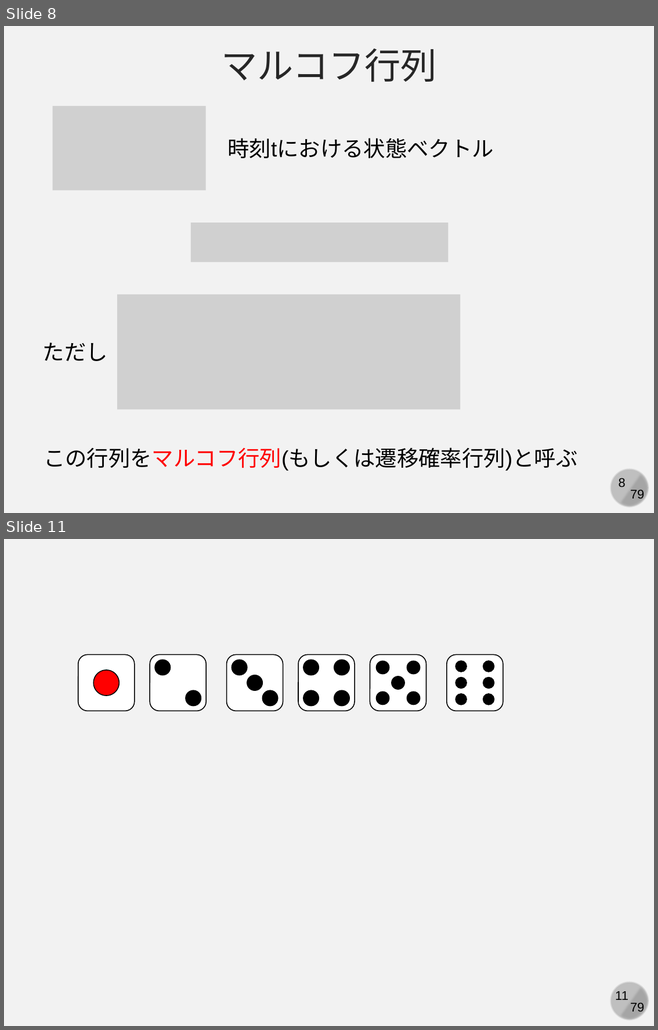
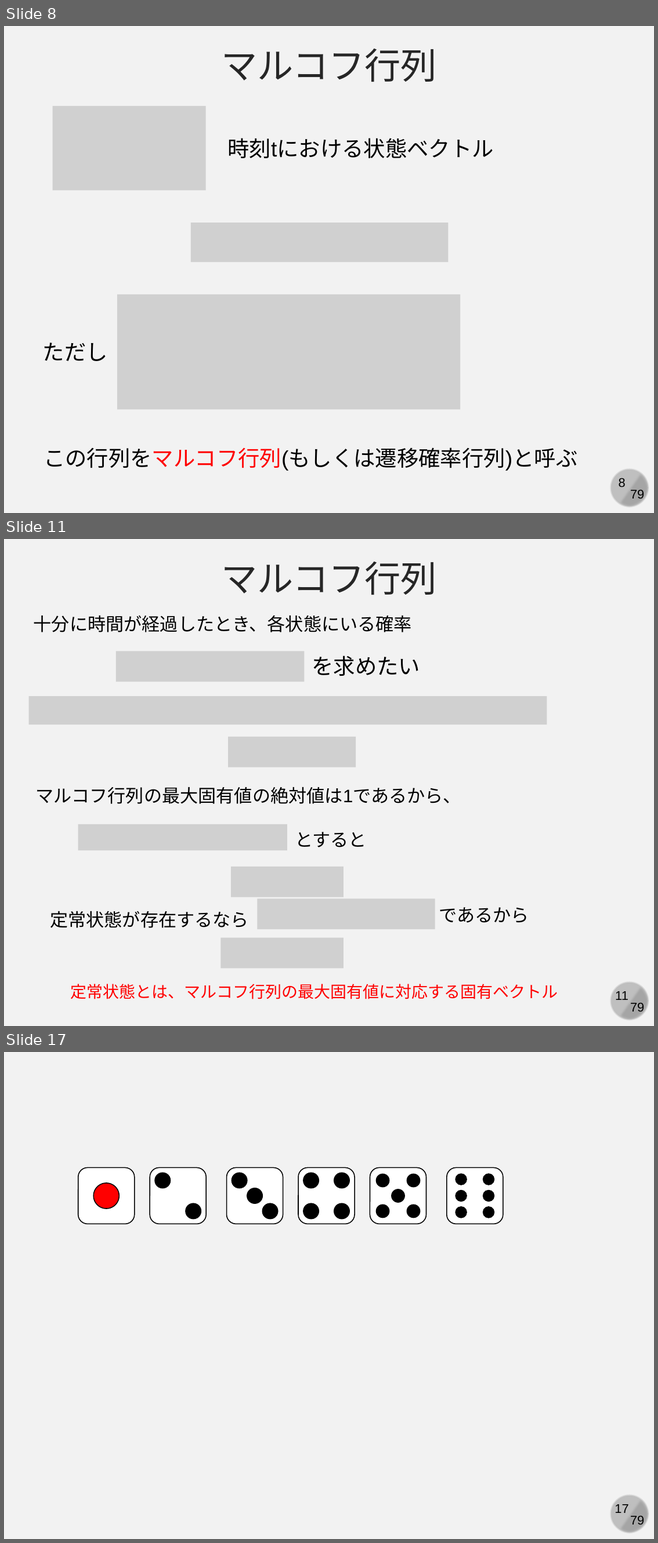
Before and after one commit to kaityo256/simulation_engineering, a slide deck: markov_chain/markov.pptx. Shown one above the other, each under a label of ours: slides 8 and 11 before the commit, slides 8, 11 and 17 after it; the slides between them are not shown. The pictures are 658x1030 and 658x1543 pixels, drawn with LibreOffice and Linux fonts; fonts in the diff are those of the drawing; grey boxes stand for pictures. Boxes give left, top, right and bottom in pixels: in the first picture for what was removed or moved away, otherwise in the second. Text is boxed around its words. In the diff, an @@ line names an element or a change of style, - is before the commit and + after.

```diff
--- a/markov_chain/markov.pptx
+++ b/markov_chain/markov.pptx
@@ slide 11 added at box(4, 539, 654, 1026), background #F2F2F2; not listed: 4 template elements that a slide beside it also shows @@
@@ text added at box(221, 562, 437, 595), 40 pt, text #262626 @@
+マルコフ行列
@@ text added at box(34, 615, 412, 632), 20 pt, text #000000 @@
+十分に時間が経過したとき、各状態にいる確率
@@ picture added at box(116, 652, 304, 682) @@
@@ text added at box(311, 656, 420, 676), 24 pt, text #000000 @@
+を求めたい
@@ picture added at box(29, 696, 546, 725) @@
@@ picture added at box(228, 736, 356, 767) @@
@@ text added at box(36, 787, 461, 804), 20 pt, text #000000 @@
+マルコフ行列の最大固有値の絶対値は1であるから、
@@ picture added at box(78, 824, 287, 850) @@
@@ text added at box(295, 832, 366, 848), 20 pt, text #000000 @@
+とすると
@@ picture added at box(231, 866, 343, 897) @@
@@ picture added at box(257, 899, 435, 929) @@
@@ text added at box(50, 911, 249, 928), 20 pt, text #000000 @@
+定常状態が存在するなら
@@ text added at box(438, 907, 528, 923), 20 pt, text #000000 @@
+であるから
@@ picture added at box(221, 938, 344, 968) @@
@@ text added at box(71, 984, 557, 1000), 18 pt, text #FF0000 @@
+定常状態とは、マルコフ行列の最大固有値に対応する固有ベクトル
@@ what was slide 11 is now slide 17 @@
@@ page number at box(614, 1504, 628, 1513): text changed @@
-11
+17
```
Also in this commit, not shown: 3 slides changed, 5 other slides added.
